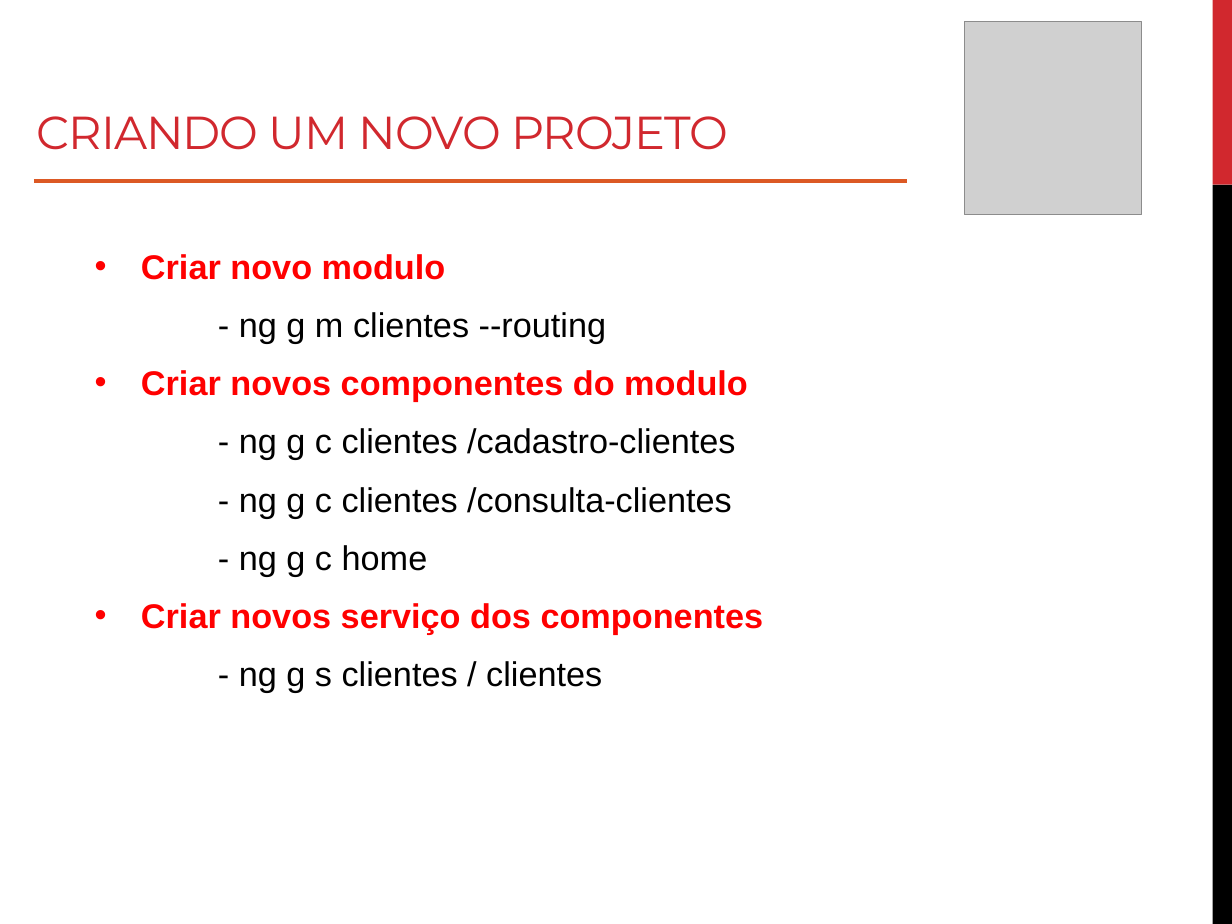
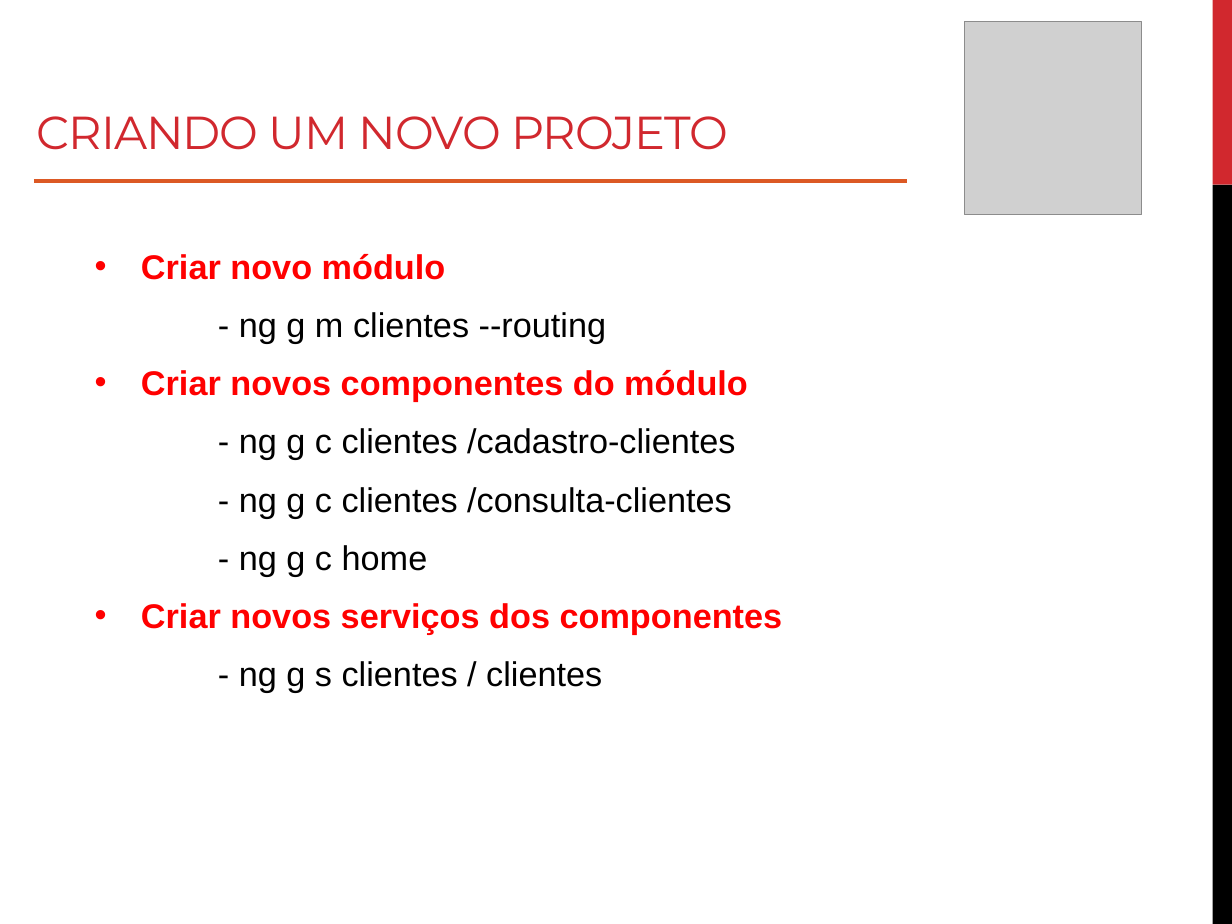
Before and after one commit to roney-amorim/angular-project, a slide deck: slide 35 of Apresentação/Módulo 1/Modulo 1.pptx. Drawn at 1232x924 pixels with LibreOffice and Linux fonts; fonts in the diff are those of the drawing; grey boxes stand for pictures. Boxes give left, top, right and bottom in pixels: in the first picture for what was removed or moved away, otherwise in the second. Text is boxed around its words. In the diff, an @@ line names an element or a change of style, - is before the commit and + after.

Commit message:
módulo 2 e 3 ppt

```diff
--- a/Apresentação/Módulo 1/Modulo 1.pptx
+++ b/Apresentação/Módulo 1/Modulo 1.pptx
@@ text at bbox=[141, 254, 446, 280]: text changed @@
-• Criar novo modulo
+• Criar novo módulo
@@ text at bbox=[141, 370, 748, 402]: text changed @@
-• Criar novos componentes do modulo
+• Criar novos componentes do módulo
@@ text at bbox=[141, 603, 783, 634]: text changed @@
-• Criar novos serviço dos componentes
+• Criar novos serviços dos componentes
```
Also in this commit, not shown: 6 other slides changed, 17 other files.
